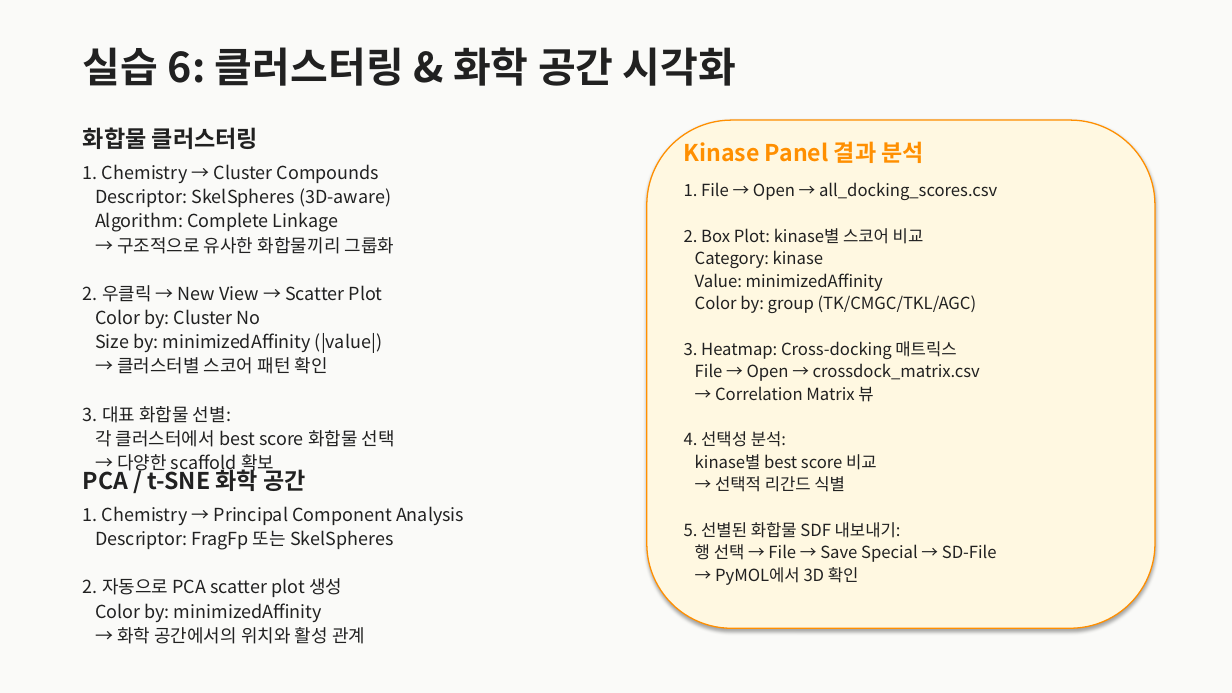
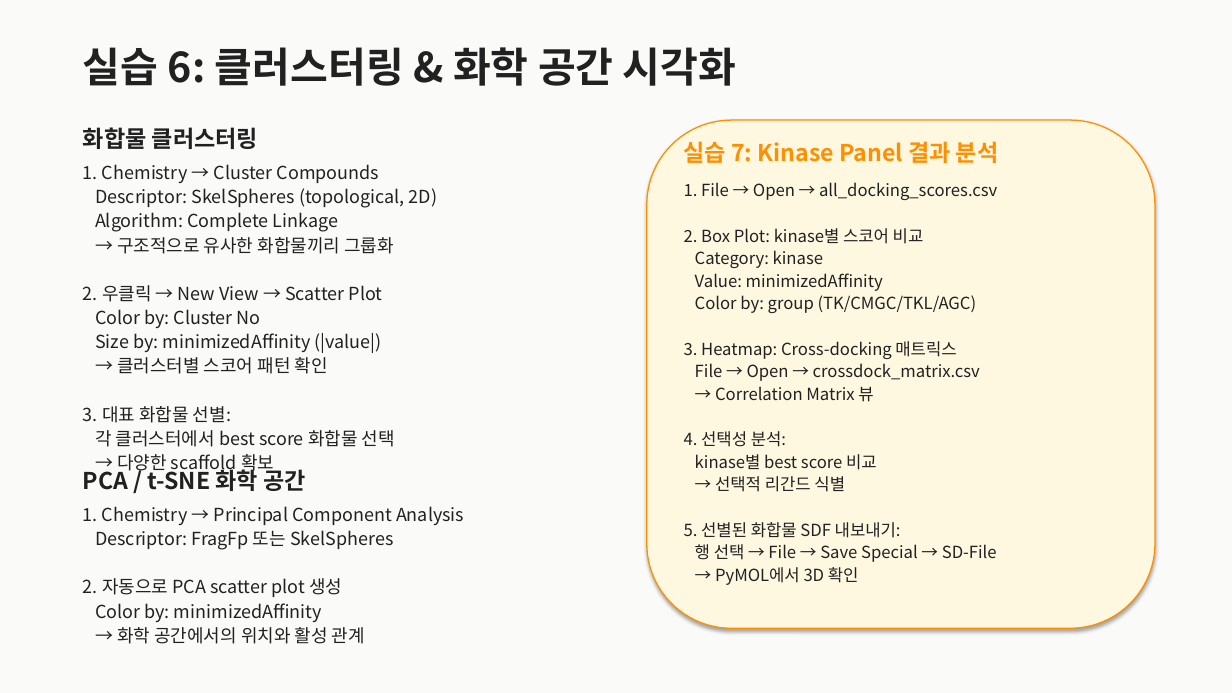
Before and after one commit to fourmodern/molecular_docking_tutorial, a slide deck: slide 8 of DataWarrior_Tutorial.pptx. Drawn at 1232x693 pixels with LibreOffice and Linux fonts; fonts in the diff are those of the drawing. Boxes give left, top, right and bottom in pixels: in the first picture for what was removed or moved away, otherwise in the second. Text is boxed around its words. In the diff, an @@ line names an element or a change of style, - is before the commit and + after.

```diff
--- a/DataWarrior_Tutorial.pptx
+++ b/DataWarrior_Tutorial.pptx
@@ text at <box>684,141,999,163</box>: text changed @@
-Kinase Panel 결과 분석
+실습 7: Kinase Panel 결과 분석
@@ text at <box>95,188,437,208</box>: text changed @@
-Descriptor: SkelSpheres (3D-aware)
+Descriptor: SkelSpheres (topological, 2D)
```
Also in this commit, not shown: 2 other slides changed, 2 other files.
